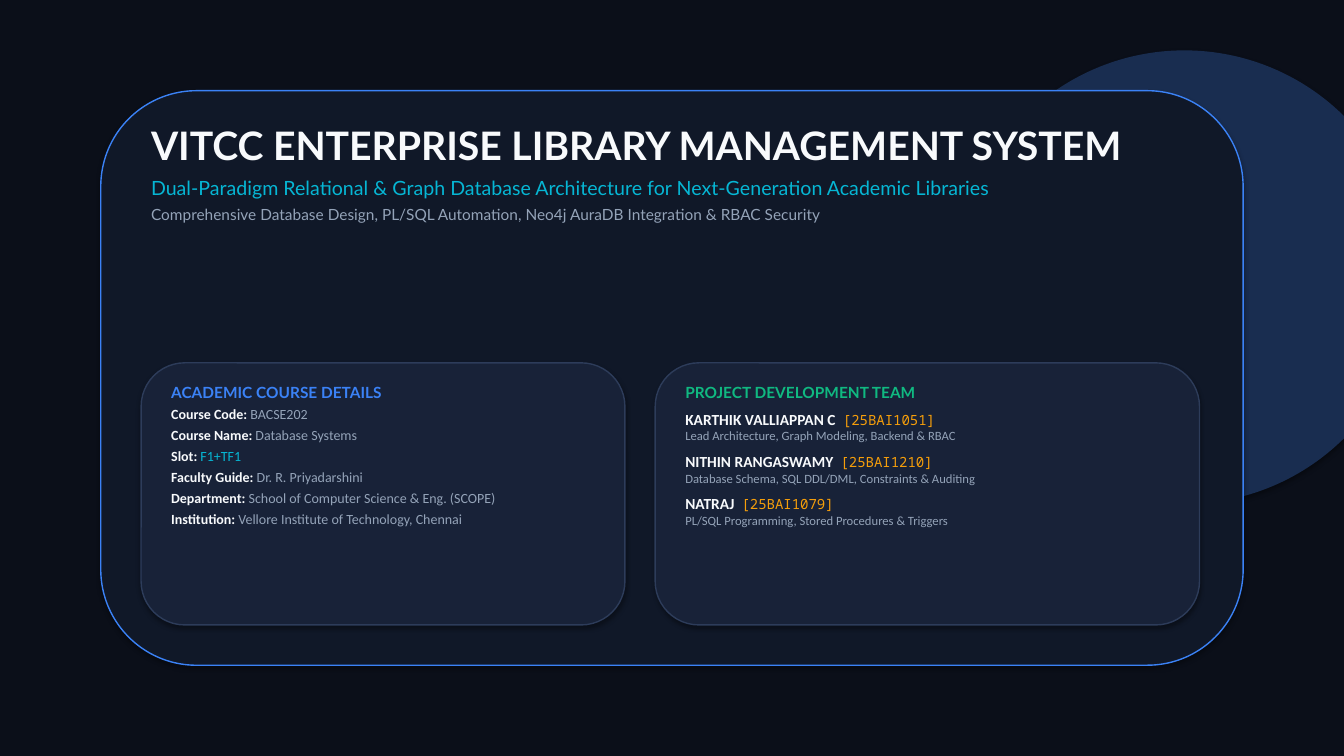
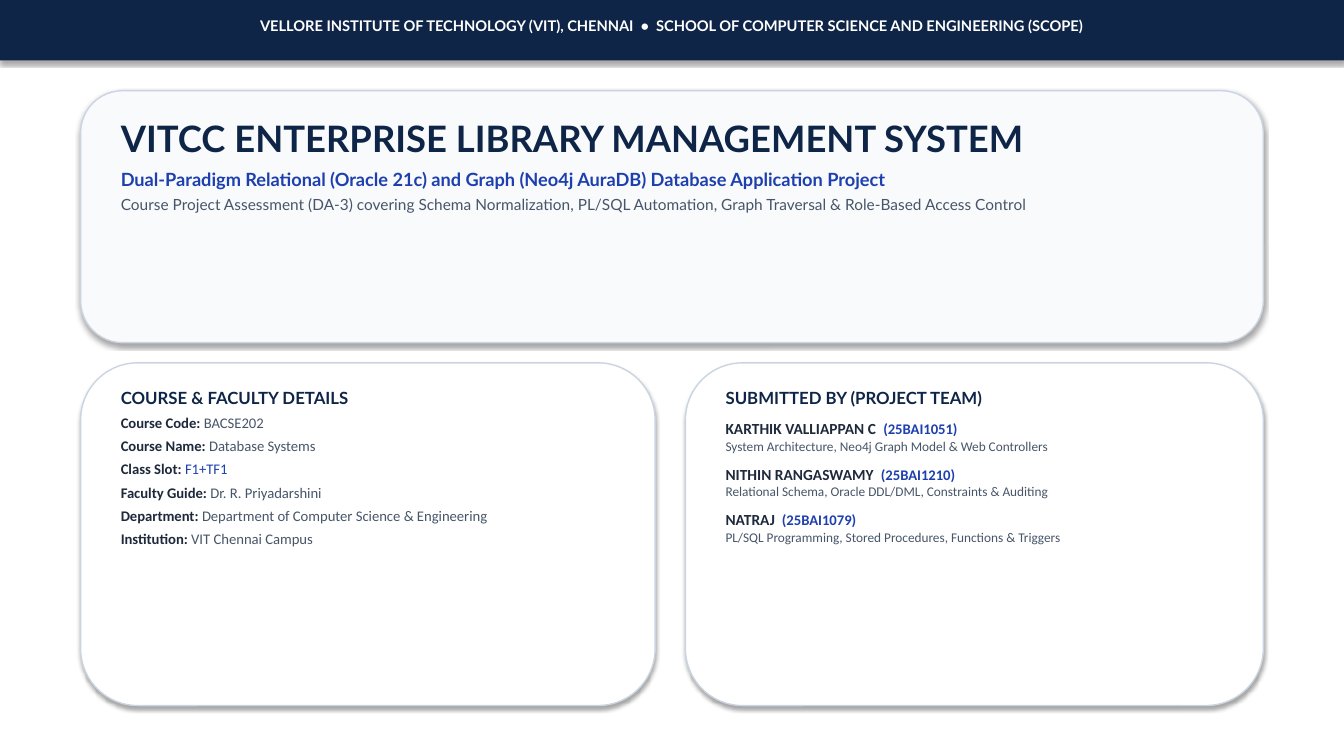
Before and after one commit to Karthi16-png/LIBRARAY-MANAGEMENT-SYSTEM, a slide deck: slide 1 of VITCC_Library_Management_System_Presentation.pptx. Drawn at 1344x756 pixels with LibreOffice and Linux fonts; fonts in the diff are those of the drawing. Boxes give left, top, right and bottom in pixels: in the first picture for what was removed or moved away, otherwise in the second. Text is boxed around its words. In the diff, an @@ line names an element or a change of style, - is before the commit and + after.

Commit message:
style: redesign presentation with clean professional college student academic styling

```diff
--- a/VITCC_Library_Management_System_Presentation.pptx
+++ b/VITCC_Library_Management_System_Presentation.pptx
@@ rectangle at bbox=[0, 0, 1344, 756]: fill #0B0F19 to #FFFFFF @@
@@ rectangle added at bbox=[0, 0, 1344, 60], fill #0F2547 @@
@@ text added at bbox=[260, 19, 1083, 33], 10.5 pt, text #FFFFFF, bold @@
+VELLORE INSTITUTE OF TECHNOLOGY (VIT), CHENNAI • SCHOOL OF COMPUTER SCIENCE AND ENGINEERING (SCOPE)
@@ ellipse removed at bbox=[958, 50, 1344, 504] @@
@@ rounded rectangle added at bbox=[81, 91, 1263, 343], fill #F8FAFC, outline #CBD5E1 1 pt @@
@@ rounded rectangle removed at bbox=[101, 91, 1243, 665] @@
@@ text "VITCC ENTERPRISE LIBRARY MANAGEMENT SYSTEM": place and size @@
-text "VITCC ENTERPRISE LIBRARY MANAGEMENT SYSTEM" at bbox=[151, 131, 1122, 223]
+text "VITCC ENTERPRISE LIBRARY MANAGEMENT SYSTEM" at bbox=[121, 125, 1026, 213]
@@ text at bbox=[121, 125, 1023, 153]: size 28 to 26 pt, text colour #F8FAFC to #0F2547 in "VITCC ENTERPRISE LIBRARY MANAGEMENT SYSTEM" @@
@@ text at bbox=[121, 172, 1026, 213]: text changed; size 14 to 11 pt; text colour #06B6D4 to #475569 @@
-Dual-Paradigm Relational & Graph Database Architecture for Next-Generation Academic Libraries
-Comprehensive Database Design, PL/SQL Automation, Neo4j AuraDB Integration & RBAC Security
+Dual-Paradigm Relational (Oracle 21c) and Graph (Neo4j AuraDB) Database Application Project
+Course Project Assessment (DA-3) covering Schema Normalization, PL/SQL Automation, Graph Traversal & Role-Based Access Control
@@ rounded rectangle: place and size @@
-rounded rectangle at bbox=[141, 363, 625, 625]
+rounded rectangle at bbox=[81, 363, 655, 706]
@@ rounded rectangle at bbox=[81, 363, 655, 706]: fill #182238 to #FFFFFF; outline #2D3C5A 1 pt to #CBD5E1 1 pt @@
@@ text "COURSE & FACULTY DETAILS": place and size @@
-text "COURSE & FACULTY DETAILS" at bbox=[171, 386, 495, 527]
+text "COURSE & FACULTY DETAILS" at bbox=[121, 391, 487, 547]
@@ rounded rectangle at bbox=[686, 363, 1263, 706]: fill #182238 to #FFFFFF; outline #2D3C5A 1 pt to #CBD5E1 1 pt @@
@@ rounded rectangle: place and size @@
-rounded rectangle at bbox=[655, 363, 1200, 625]
+rounded rectangle at bbox=[686, 363, 1263, 706]
@@ text at bbox=[121, 391, 348, 404]: text changed; size 11 to 12 pt; text colour #3B82F6 to #0F2547 @@
-ACADEMIC COURSE DETAILS
+COURSE & FACULTY DETAILS
@@ text at bbox=[121, 417, 322, 501]: size 10 to 10.5 pt in "Course Code: BACSE202", "Course Name: Database Systems", "Faculty Guide: Dr. R. Priyadarshini"; text colour #F8FAFC to #1E293B in "Course Code:", "Course Name:", "Faculty Guide:"; text colour #94A3B8 to #475569 in "BACSE202", "Database Systems", "Dr. R. Priyadarshini"; more space between paragraphs @@
@@ text at bbox=[726, 391, 1060, 545]: text changed; size 9 to 9.5 pt; text colour #94A3B8 to #475569 @@
-PROJECT DEVELOPMENT TEAM
-KARTHIK VALLIAPPAN C [25BAI1051]
-Lead Architecture, Graph Modeling, Backend & RBAC
-NITHIN RANGASWAMY [25BAI1210]
-Database Schema, SQL DDL/DML, Constraints & Auditing
-NATRAJ [25BAI1079]
-PL/SQL Programming, Stored Procedures & Triggers
+SUBMITTED BY (PROJECT TEAM)
+KARTHIK VALLIAPPAN C (25BAI1051)
+System Architecture, Neo4j Graph Model & Web Controllers
+NITHIN RANGASWAMY (25BAI1210)
+Relational Schema, Oracle DDL/DML, Constraints & Auditing
+NATRAJ (25BAI1079)
+PL/SQL Programming, Stored Procedures, Functions & Triggers
@@ text at bbox=[121, 463, 228, 474]: text changed; size 10 to 10.5 pt; text colour #06B6D4 to #1E293B; bold on @@
-Slot: F1+TF1
+Class Slot: F1+TF1
@@ text at bbox=[121, 511, 487, 547]: text changed; size 10 to 10.5 pt; text colour #94A3B8 to #475569 @@
-Department: School of Computer Science & Eng. (SCOPE)
-Institution: Vellore Institute of Technology, Chennai
+Department: Department of Computer Science & Engineering
+Institution: VIT Chennai Campus
```
Also in this commit, not shown: 21 other slides changed, 1 other file.
